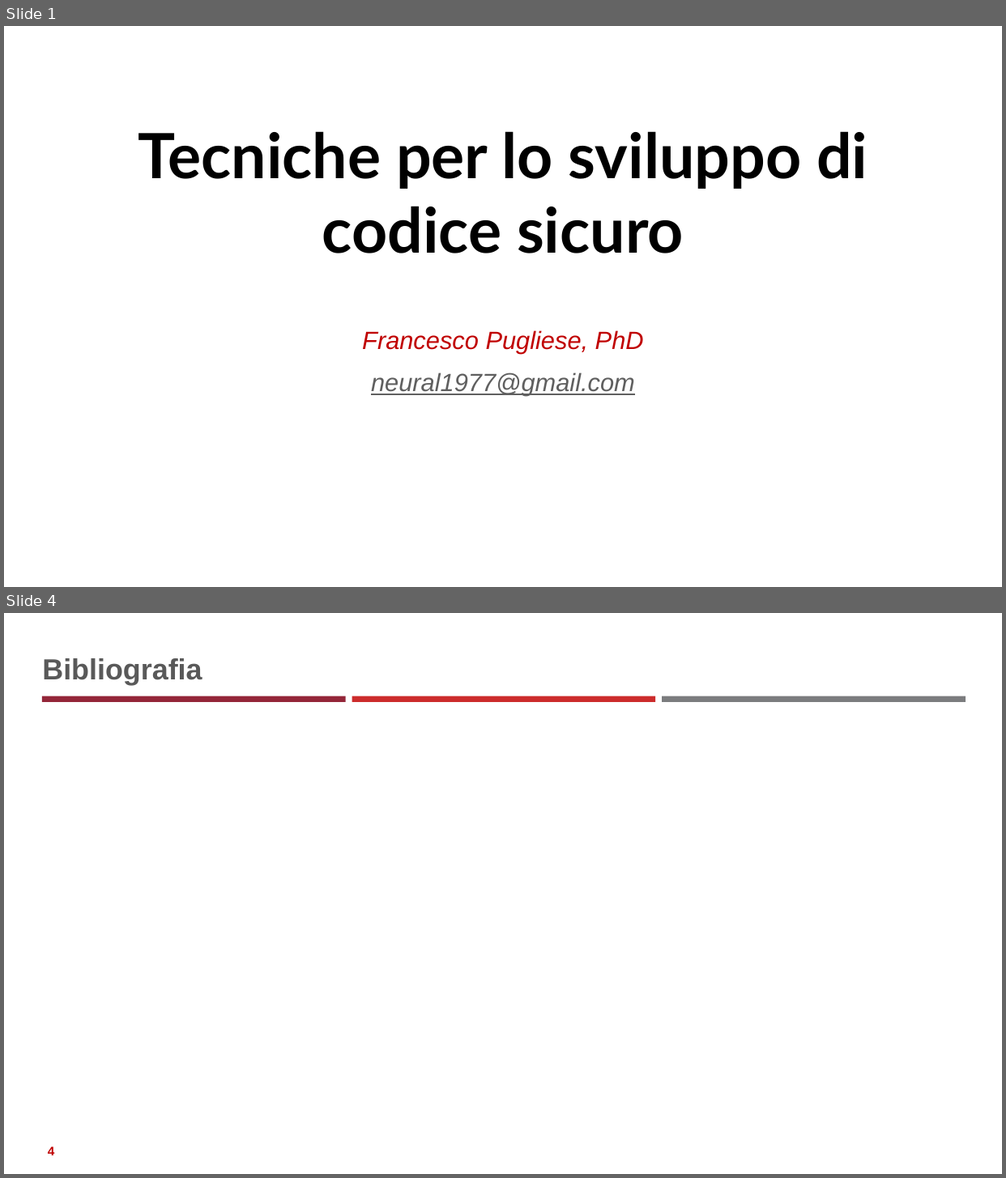
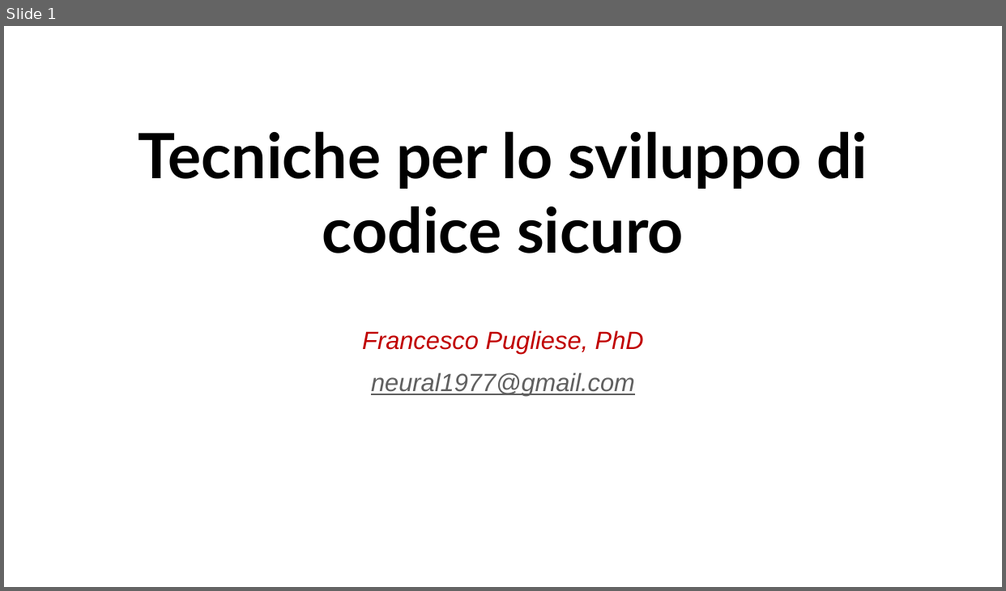
Before and after one commit to neural1977/data_science_interview_material, a slide deck: Assicurazioni/Tecniche per lo sviluppo di codice sicuro_ita.pptx. Shown one above the other, each under a label of ours: slides 1 and 4 before the commit, slide 1 after it; the slides between them are not shown. The pictures are 1006x1178 and 1006x591 pixels, drawn with LibreOffice and Linux fonts; fonts in the diff are those of the drawing. Boxes give left, top, right and bottom in pixels: in the first picture for what was removed or moved away, otherwise in the second. Text is boxed around its words. In the diff, an @@ line names an element or a change of style, - is before the commit and + after.

```diff
--- a/Assicurazioni/Tecniche per lo sviluppo di codice sicuro_ita.pptx
+++ b/Assicurazioni/Tecniche per lo sviluppo di codice sicuro_ita.pptx
@@ slide 4 removed at box(4, 613, 1002, 1174), background #FFFFFF @@
@@ title removed at box(42, 658, 202, 685) @@
-Bibliografia
@@ rectangle removed at box(42, 696, 346, 702) @@
@@ rectangle removed at box(352, 696, 655, 702) @@
@@ rectangle removed at box(662, 696, 966, 702) @@
@@ page number removed at box(48, 1147, 55, 1156) @@
-4
```
Also in this commit, not shown: 6 slides added, 2 other slides removed.
